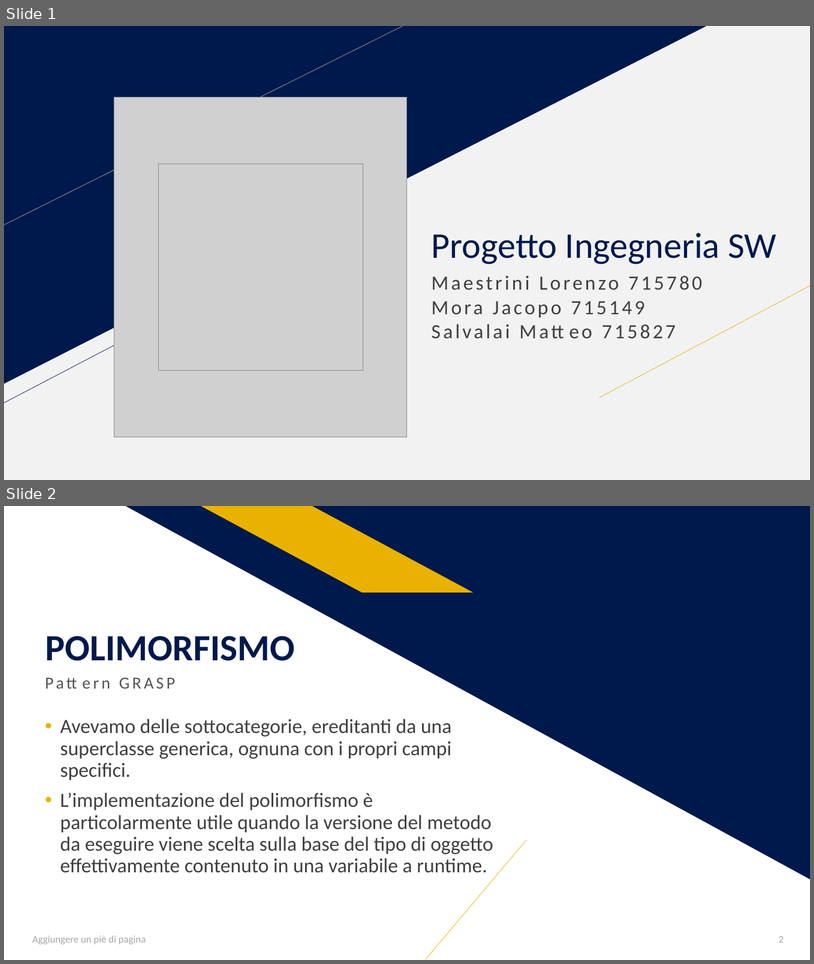
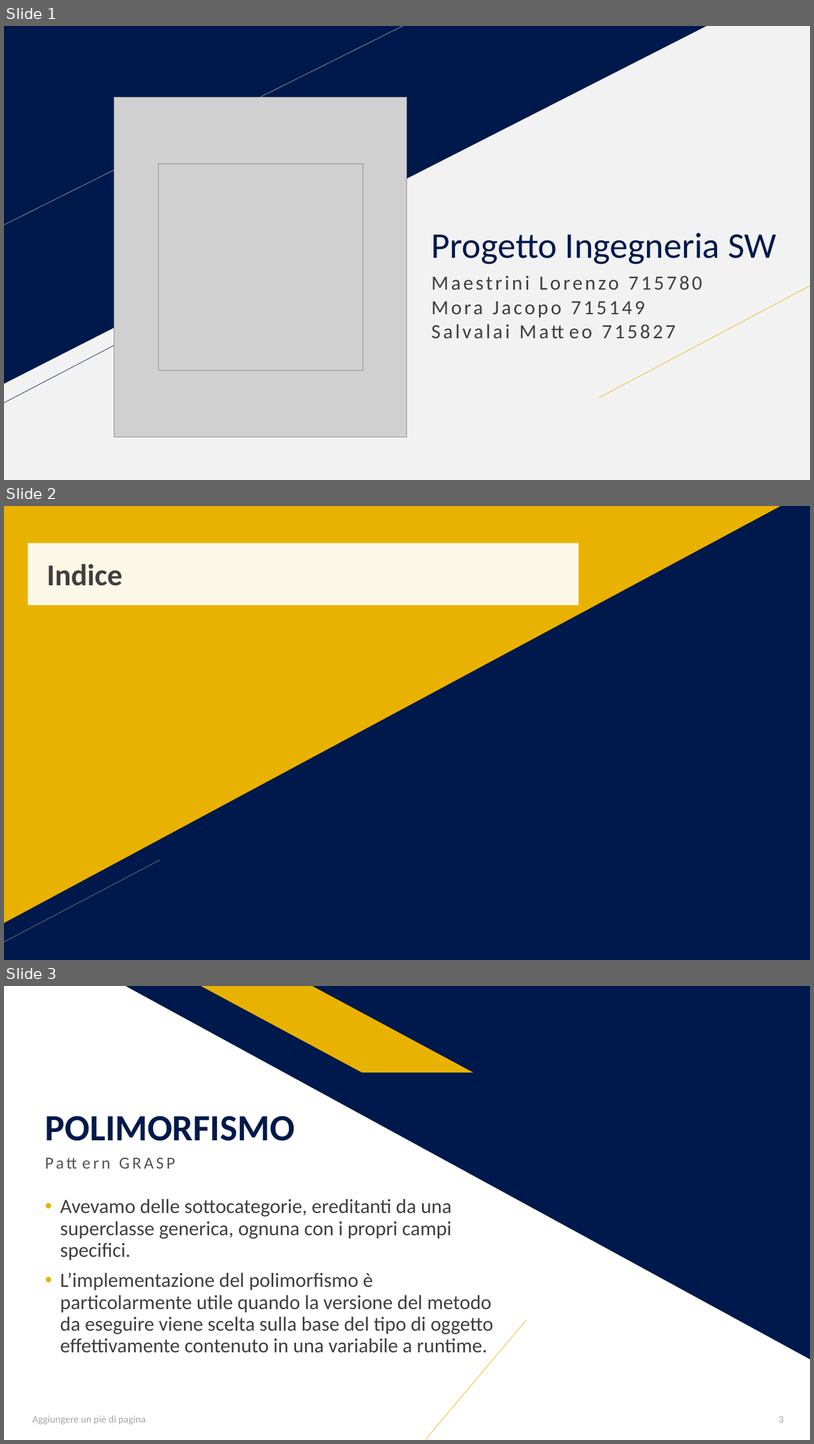
Before and after one commit to salvalai-matteo/EventBookDocumentation, a slide deck: Progetto Ingegneria SW.pptx. Shown one above the other, each under a label of ours: slides 1 and 2 before the commit, slides 1, 2 and 3 after it. The pictures are 814x964 and 814x1444 pixels, drawn with LibreOffice and Linux fonts; fonts in the diff are those of the drawing; grey boxes stand for pictures; background and template pictures are left out. Boxes give left, top, right and bottom in pixels: in the first picture for what was removed or moved away, otherwise in the second. Text is boxed around its words. In the diff, an @@ line names an element or a change of style, - is before the commit and + after.

```diff
--- a/Progetto Ingegneria SW.pptx
+++ b/Progetto Ingegneria SW.pptx
@@ slide 2 added at (4, 506, 810, 960), background picture (left out) @@
@@ rectangle added at (4, 506, 810, 960), fill #00194C @@
@@ right triangle added at (4, 506, 782, 923), fill #EAB200 @@
@@ title added at (27, 543, 579, 605), fill #FFFFFF at 90% opacity, 36 pt, text #3F3F3F, bold @@
+Indice
@@ line added from (4, 942) to (160, 860), #808080 0.5 pt @@
@@ what was slide 2 is now slide 3 @@
@@ page number at (779, 1416, 784, 1422): text changed @@
-2
+3
```
Also in this commit, not shown: 1 slide changed, 7 other slides added, 1 slide removed.
